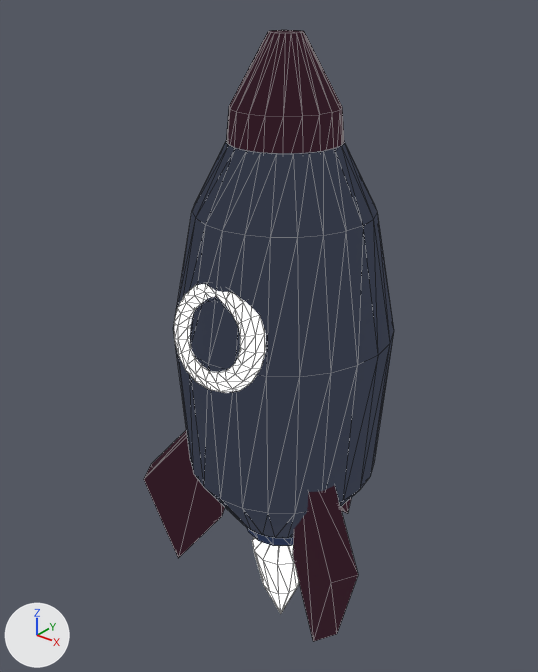
What one commit did to the glTF model assets/models3d/sat_rocket.glb.
Camera for both pictures: a 50 mm lens placed at (0.894, -1.167, 0.734), pointed at (-0.067, 0.034, -0.011). The lights are fixed; the arrows at lower left show +X, +Y and +Z. The picture after the commit comes second. Mesh edges are drawn as thin lines. Where no turn or scale is listed for an object, it has been applied to the vertices.

Objects in the first picture: 'body.003_ol', 'fin0_ol', 'fin1.001_ol', 'fin2.001_ol', 'flame_NoOutline.001', 'nose.002_ol', 'nozzle', 'portring'.
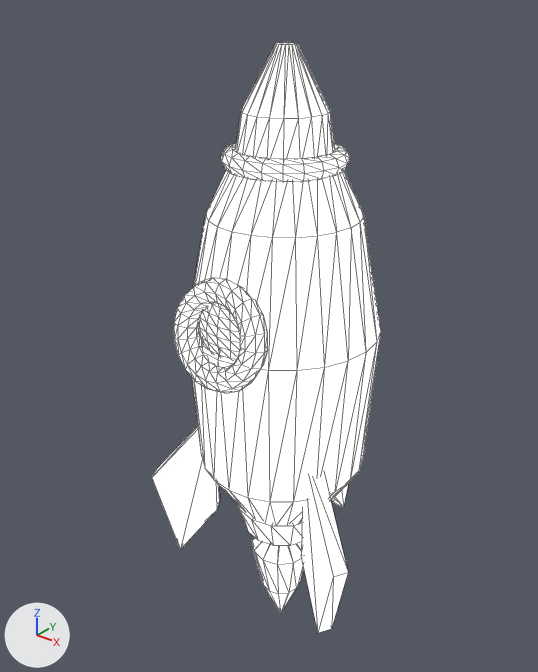
Where the change shows, as pixel boxes (x1, y1, x2, y2) in the pictures (538 x 672 px):
'body.003_ol', deleted: before (173, 139, 394, 538)
'nose.002_ol', deleted: before (227, 30, 344, 153)
'fin2.001_ol', deleted: before (293, 485, 358, 642)
'fin1.001_ol', deleted: before (144, 431, 225, 558)
'nozzle', recoloured (lighter): (247, 528, 293, 546) in both
'fin0_ol', deleted (mostly hidden): before (340, 498, 351, 514)
'body.003', unchanged, uncovered by the edit: after (192, 171, 381, 524)
'nose.002', unchanged, uncovered by the edit: after (236, 42, 335, 159)
'fin2.001', unchanged, uncovered by the edit: after (301, 474, 348, 633)
'fin1.001', unchanged, uncovered by the edit: after (152, 426, 220, 550)

The edits, one by one:
In material 's_rink' (mat_s_rink), emission_color is no longer (0.0194, 0.0307, 0.0723), dark blue #26314c.
Object 'body.003_ol' (ob_body_003_ol) is deleted.
Object 'fin0_ol' (ob_fin0_ol) is deleted.
Object 'fin1.001_ol' (ob_fin1_001_ol) is deleted.
Object 'fin2.001_ol' (ob_fin2_001_ol) is deleted.
Object 'nose.002_ol' (ob_nose_002_ol) is deleted.
